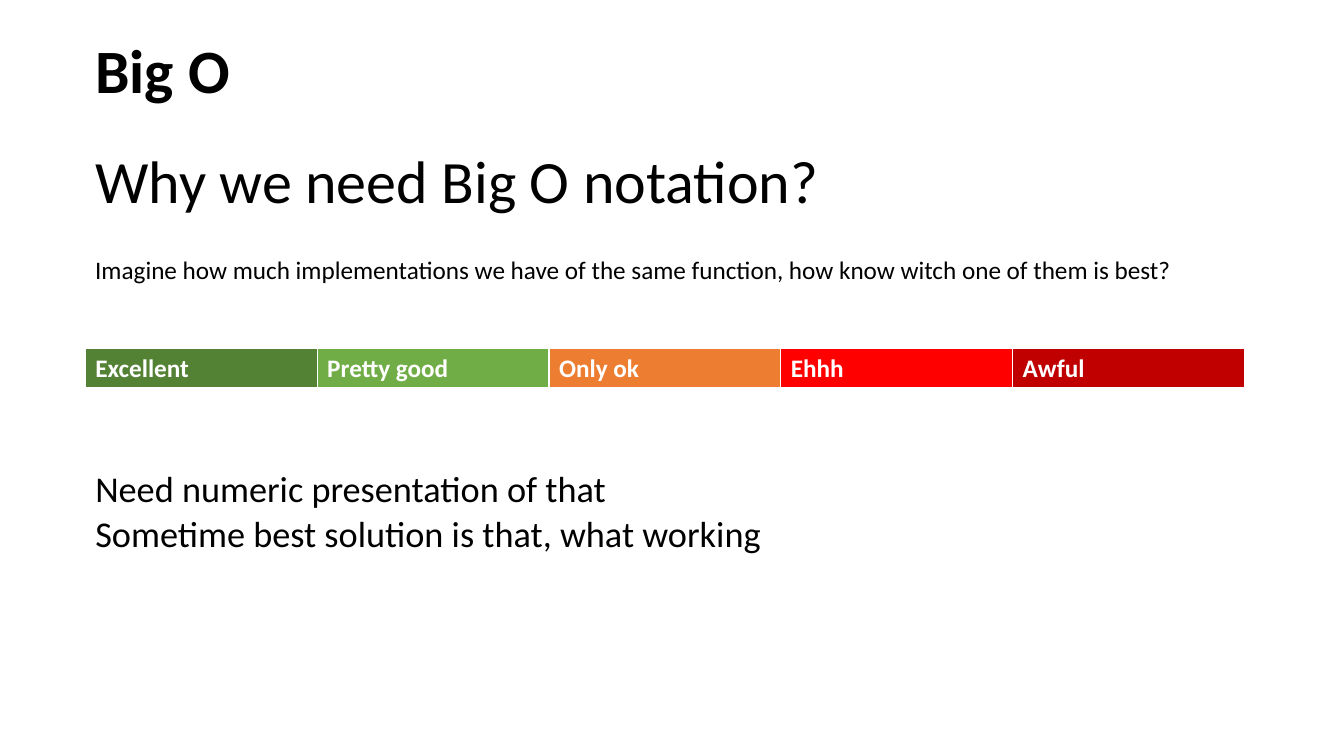
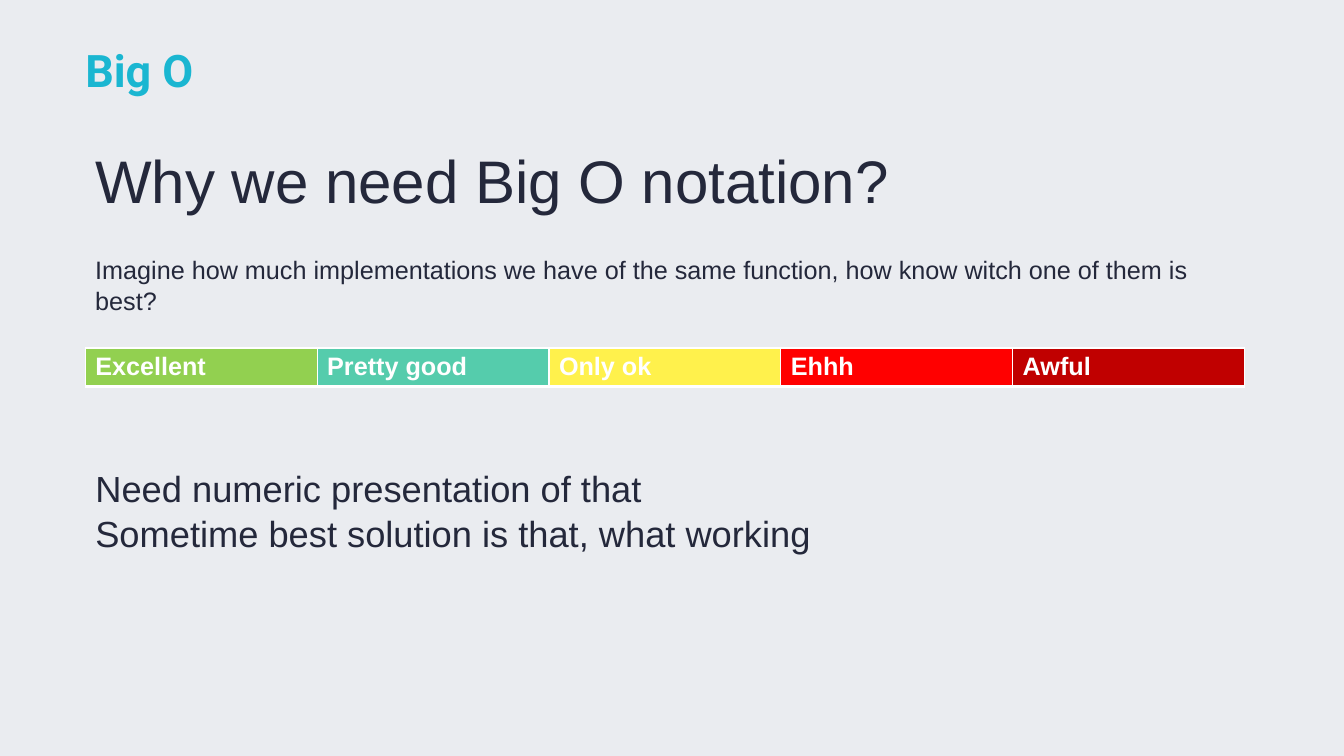
Before and after one commit to TigranVardanyan/Algorithms-and-Data-structures, a slide deck: slide 4 of ds&a.pptx (slide 2 before the commit). Drawn at 1344x756 pixels with LibreOffice and Linux fonts; fonts in the diff are those of the drawing. Boxes give left, top, right and bottom in pixels: in the first picture for what was removed or moved away, otherwise in the second. Text is boxed around its words. In the diff, an @@ line names an element or a change of style, - is before the commit and + after.

```diff
--- a/ds&a.pptx
+++ b/ds&a.pptx
@@ background #FFFFFF to #EAECF0 @@
@@ title "Big O" at bbox=[85, 54, 193, 97]: size 44 to 32 pt, font Calibri to Roboto, text colour #000000 to #1AB6D1 @@
@@ font Calibri to Arial, text colour #000000 to #24283B in 3 elements at bbox=[95, 159, 889, 215], bbox=[95, 475, 811, 554], bbox=[95, 260, 1187, 285] @@
@@ table at bbox=[86, 348, 1245, 389] @@
@@ fill #548235 to #92D050 in row 1, column 1 @@
@@ fill #70AD47 to #55CCAC in row 1, column 2 @@
@@ fill #ED7D31 to #FFF14C in row 1, column 3 @@
@@ font Calibri to Arial @@
```
Also in this commit, not shown: 21 other slides changed, 1 slide added.
